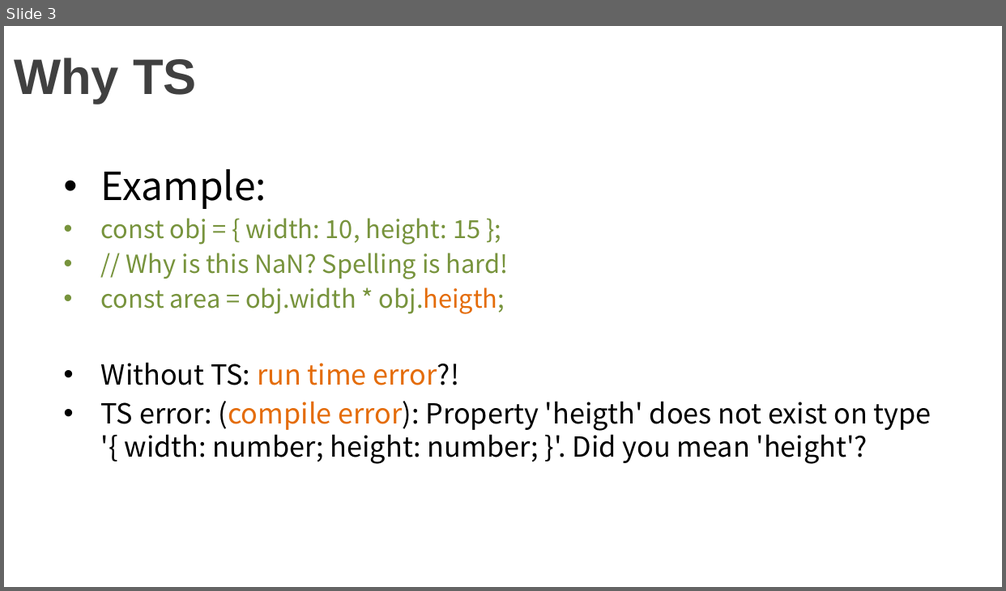
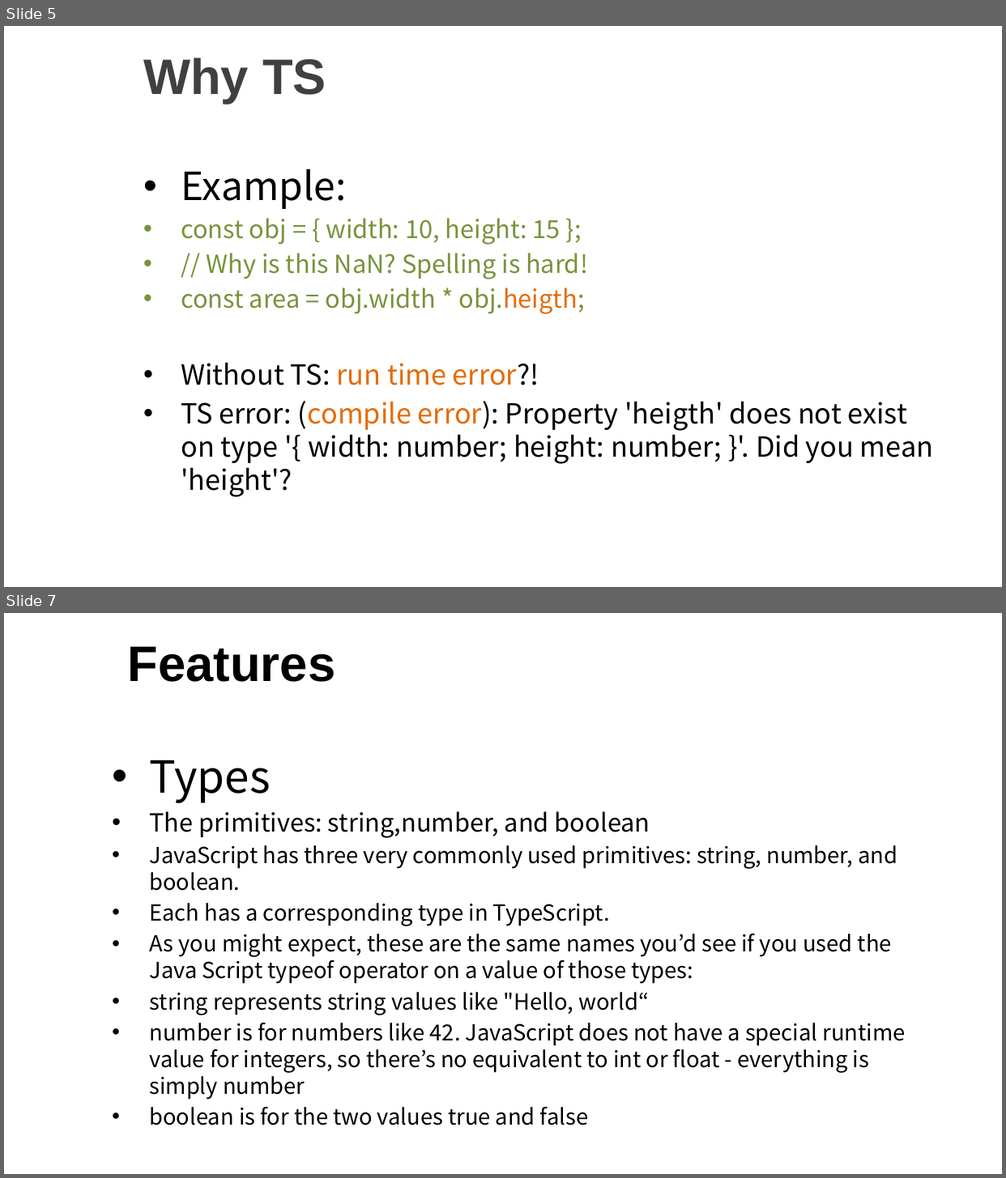
Before and after one commit to kingofday/ReactTS, a slide deck: docs/pres1.pptx. Shown one above the other, each under a label of ours: slide 3 before the commit, slides 5 and 7 after it; the slides between them are not shown. The pictures are 1006x591 and 1006x1178 pixels, drawn with LibreOffice and Linux fonts; fonts in the diff are those of the drawing; background and template pictures are left out. Boxes give left, top, right and bottom in pixels: in the first picture for what was removed or moved away, otherwise in the second. Text is boxed around its words. In the diff, an @@ line names an element or a change of style, - is before the commit and + after.

```diff
--- a/docs/pres1.pptx
+++ b/docs/pres1.pptx
@@ slide 7 added at (x1=4, y1=613, x2=1002, y2=1174), background picture (left out) @@
@@ title added at (x1=128, y1=646, x2=336, y2=682), 36 pt, text #000000, bold @@
+Features
@@ text added at (x1=150, y1=760, x2=905, y2=1126), 16 pt, text #000000 @@
+• Types
+• The primitives: string,number, and boolean
+• JavaScript has three very commonly used primitives: string, number, and boolean.
+• Each has a corresponding type in TypeScript.
+• As you might expect, these are the same names you’d see if you used the Java Script typeof operator on a value of those types:
+• string represents string values like "Hello, world“
+• number is for numbers like 42. JavaScript does not have a special runtime value for integers, so there’s no equivalent to int or float - everything is simply number
+• boolean is for the two values true and false
@@ what was slide 3 is now slide 5 @@
@@ slide 5 changed as well @@
@@ title "Why TS" moved from (x1=14, y1=58, x2=197, y2=103) to (x1=143, y1=58, x2=326, y2=103) @@
@@ text "Example:" rewrapped from (x1=101, y1=169, x2=931, y2=464) to (x1=181, y1=169, x2=933, y2=497) @@
```
Also in this commit, not shown: 2 other slides changed, 19 other slides added, 1 slide removed.
